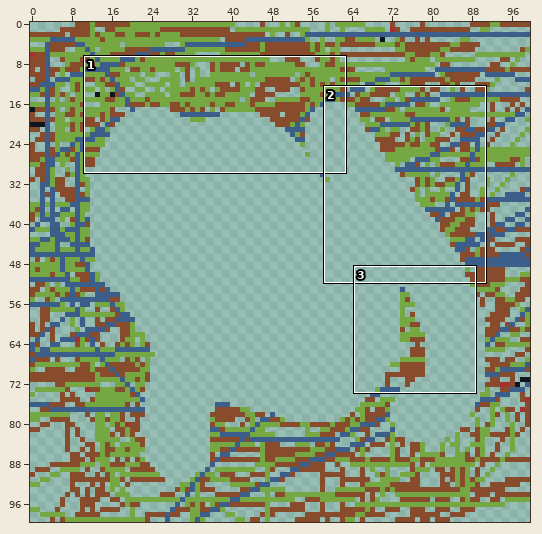
Edited in one commit: pixel-art file (2025/_techTest/Sprite-0002.aseprite). The first picture is a wide view before the edit; the outline marks the close-up.
Close-up. The starting point:
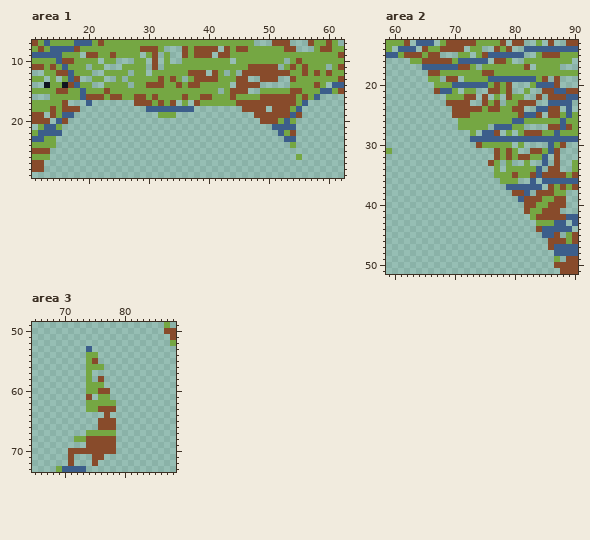
100x100 pixels, 1 frame. Shown: area 1: x 11..62, y 7..29; area 2: x 59..90, y 13..51; area 3: x 65..88, y 49..73.
New version:
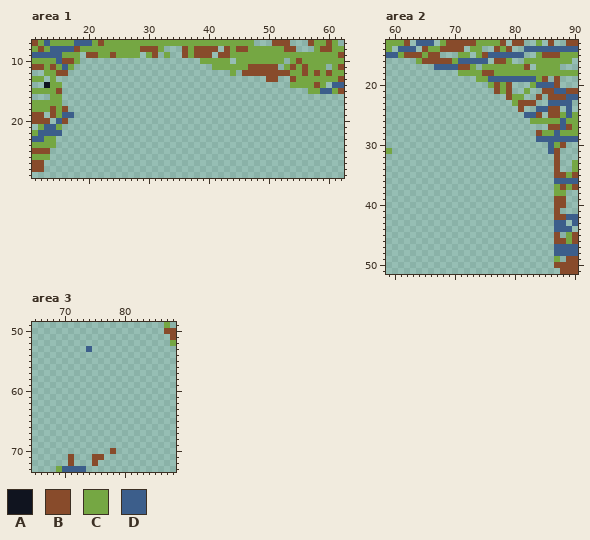
Palette (. is transparent): A #10141f  B #884b2b  C #75a743  D #3c5e8b
From old to new:
Area 1:
y 10: x 19..21 CCC -> ...; x 23..24 CC -> ..; x 28..29 CC -> ..; x 31 B -> .; x 33 C -> .; x 36..38 CCC -> ...
y 11: x 18..19 CC -> ..; x 21..22 CC -> ..; x 26..29 CCCC -> ....; x 31 B -> .; x 33..40 CCCCCCCC -> ........
y 12: x 17..20 DCCC -> ....; x 23..26 CCCC -> ....; x 28..29 CC -> ..; x 31..39 CCCCCCBBB -> .........; x 41..42 BC -> ..
y 13: x 16..18 CDB -> ...; x 21..22 CC -> ..; x 25 C -> .; x 27..35 CCCCCBCBC -> .........; x 37..46 CBBBBCCCBB -> ..........; x 49 B -> .
y 14: x 16..20 ABDCC -> .....; x 23..26 CCCC -> ....; x 28..43 CCBBBCCBCBBCCCCC -> ................; x 45..48 BBBB -> ....
y 15: x 16..41 BCCDCCCBCCCCCCCCCCCCCCCCCC -> ..........................; x 43..46 CBBB -> ....; x 49..56 CCCCCBBC -> ........
y 16: x 16..58 CCCDBBBCBBCCBBCBCCCCBCCBBCCCBCCCCBBBBBBCBCD -> ...........................................
y 17: x 16 B -> .; x 20 D -> .; x 28..34 BBBCBCB -> .......; x 36 C -> .; x 38..56 BCCCCCCBBBBBBBBBBCD -> ...................
y 18: x 17..18 BB -> ..; x 30..37 DDDDDDDD -> ........; x 46..49 BBBB -> ....; x 51..55 BBBCD -> .....
y 19: x 32..34 CCC -> ...; x 48..55 BBBBBBDB -> ........
y 20: x 49..54 BBBCDC -> ......
y 21: x 51..54 DDDD -> ....
y 22: x 52..54 DCB -> ...
y 23: x 53..54 DD -> ..
y 24: x 54 C -> .
y 26: x 55 C -> .
Area 2:
y 16: x 63 C -> .
y 17: x 65..66 DD -> ..
y 18: x 66..70 BBCCC -> .....
y 19: x 66..67 CC -> ..; x 69..70 BB -> ..; x 72..73 CC -> ..
y 20: x 67..75 CCCDDDDDD -> .........
y 21: x 67..70 BDDC -> ....; x 72..73 CC -> ..; x 76 B -> .
y 22: x 69..73 CCCBB -> .....; x 75 B -> .; x 77 C -> .
y 23: x 69..72 BBBB -> ....; x 75..77 BCB -> ...; x 79 C -> .
y 24: x 70..80 BBBBBCBBCCB -> ...........
y 25: x 70..81 BBBCCCCCCCCB -> ............
y 26: x 71..82 CCCCCCCCCDDC -> ............
y 27: x 71..75 CCCCC -> .....; x 77..81 DDDCC -> .....
y 28: x 73 C -> .; x 75..77 DDB -> ...; x 79 C -> .; x 81..83 CBB -> ...
y 29: x 73..83 DDDDDDDDDDD -> ...........
y 30: x 74..79 BCCCCC -> ......; x 81 C -> .
y 31: x 77..80 BCBC -> ....; x 83..85 BBC -> ...
y 32: x 77..85 BCBCBBCCD -> .........
y 33: x 76..77 BC -> ..; x 79 C -> .; x 82 C -> .; x 85 D -> .
y 34: x 77 C -> .; x 79..84 CCCCCD -> ......; x 86 B -> .
y 35: x 77..86 CCCBCCBDBB -> ..........
y 36: x 78..80 CCC -> ...; x 83 D -> .; x 85..86 DD -> ..
y 37: x 79..84 DDDDDD -> ......; x 86 B -> .
y 38: x 80..82 BBD -> ...; x 84..86 BBB -> ...
y 39: x 81..86 DBBBCC -> ......
y 40: x 82..86 BBCCB -> .....
y 41: x 82..86 BCCBB -> .....
y 42: x 83..86 CBBB -> ....
y 43: x 84..86 CCC -> ...
y 44: x 84..86 BDD -> ...
y 45: x 85..86 DD -> ..
y 46..47: x 86 B -> .
Area 3:
y 54: x 74..75 CC -> ..
y 55: x 74..75 CB -> ..
y 56: x 74..76 CCC -> ...
y 57: x 74 C -> .
y 58: x 74 C -> .; x 76 B -> .
y 59: x 74..76 CCC -> ...
y 60: x 74..77 CCBB -> ....
y 61: x 74 B -> .; x 76..77 CC -> ..
y 62: x 74..78 CCCCC -> .....
y 63: x 74..78 CCBBB -> .....
y 64: x 77 B -> .
y 65..66: x 76..78 BBB -> ...
y 67: x 74..78 CCCCC -> .....
y 68: x 72..78 CCBBBBB -> .......
y 69: x 74..78 BBBBB -> .....
y 70: x 71..77 BBBBBBB -> .......
Boxes around the changes in both close-ups, in picture pixels (x1, y1, x2, y2):
erased: (62, 58, 320, 160)
erased: (410, 58, 554, 250)
erased: (68, 352, 116, 454)
